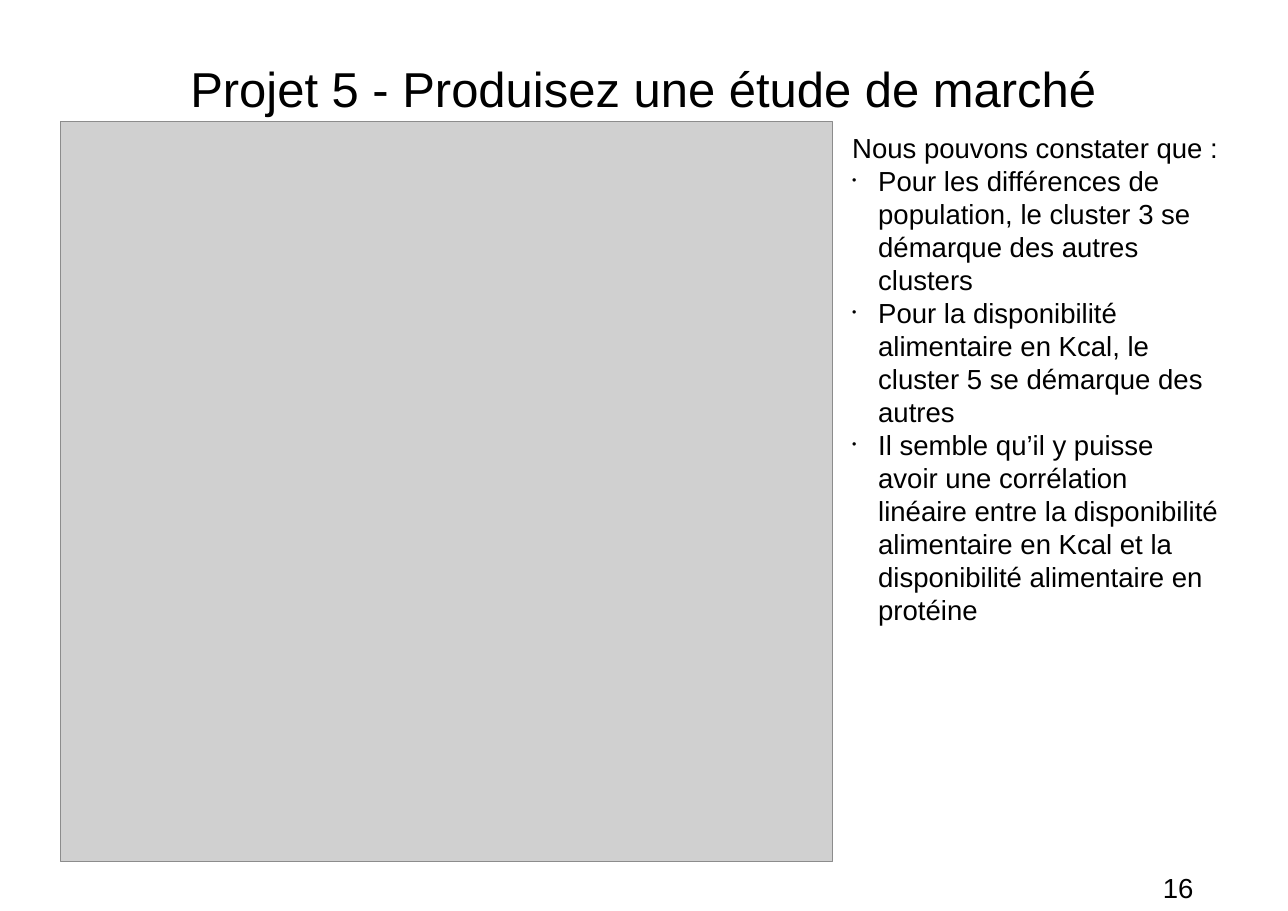
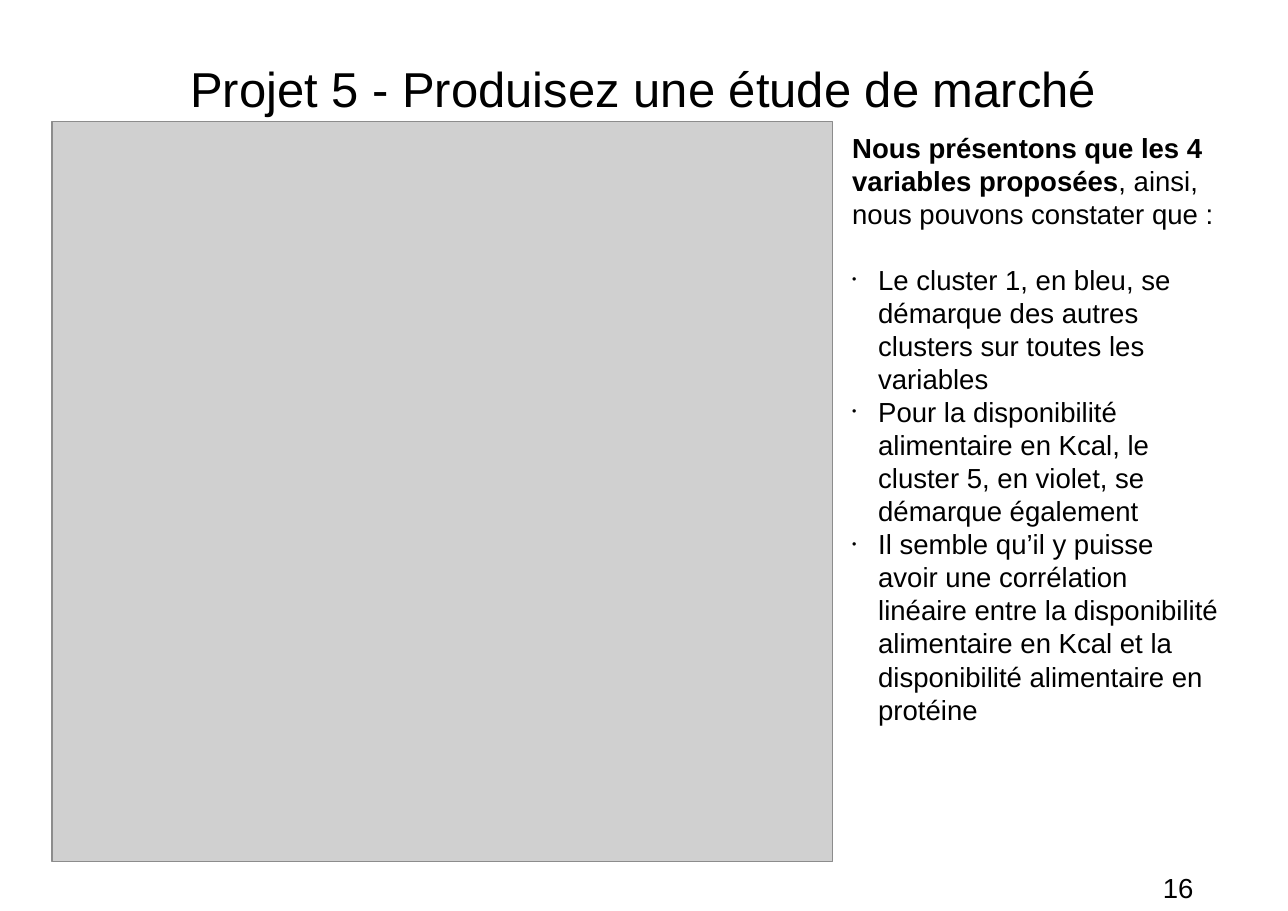
Before and after one commit to FranckDELRUE/FranckDELRUE-OCR-Project-5-DAn-Python, a slide deck: slide 16 of P5_04_Presentation.odp. Drawn at 1288x911 pixels with LibreOffice and Linux fonts; fonts in the diff are those of the drawing; grey boxes stand for pictures. Boxes give left, top, right and bottom in pixels: in the first picture for what was removed or moved away, otherwise in the second. Text is boxed around its words. In the diff, an @@ line names an element or a change of style, - is before the commit and + after.

```diff
--- a/P5_04_Presentation.odp
+++ b/P5_04_Presentation.odp
@@ picture resized from (x1=61, y1=121, x2=833, y2=862) to (x1=52, y1=121, x2=833, y2=862) @@
@@ text at (x1=852, y1=137, x2=1202, y2=527): text changed @@
-Nous pouvons constater que :
-• Pour les différences de population, le cluster 3 se démarque des autres clusters
-• Pour la disponibilité alimentaire en Kcal, le cluster 5 se démarque des autres
+Nous présentons que les 4 variables proposées, ainsi, nous pouvons constater que :
+• Le cluster 1, en bleu, se démarque des autres clusters sur toutes les variables
+• Pour la disponibilité alimentaire en Kcal, le cluster 5, en violet, se démarque également
```
Also in this commit, not shown: 9 other slides changed, 6 slides added, 4 slides removed, 30 other files.
